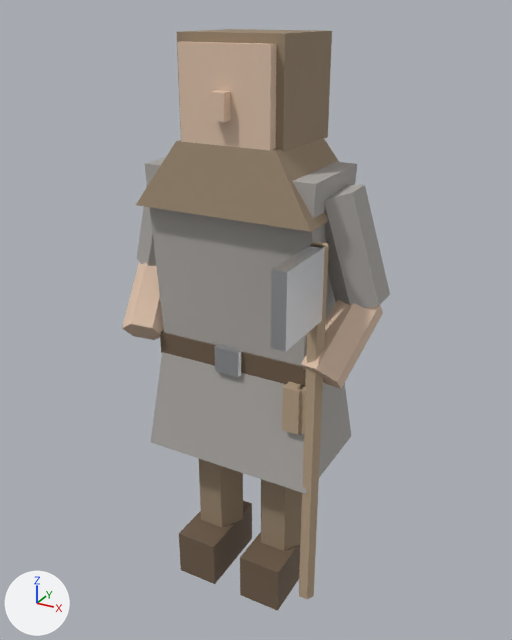
The glTF model public/models/char_woodcutter.glb as it was, and as the next commit left it.
Camera for both pictures: a camera (50 mm lens) standing at (0.966, -1.728, 1.794) and looking at (0.036, -0.036, 0.948). Lighting does not change. The marker at lower left points along +X, +Y and +Z. The first picture is the older version.

The first picture shows 'char_woodcutter'.
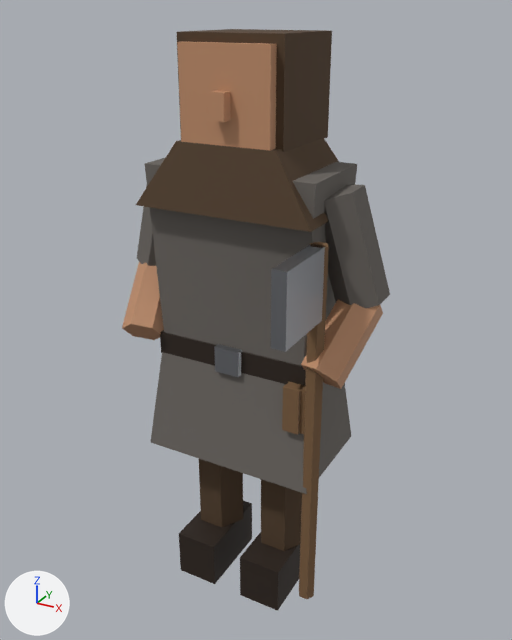
The change, as a diff of the scene's bpy script:
```diff
--- a/public/models/char_woodcutter.glb.py
+++ b/public/models/char_woodcutter.glb.py
@@ mat_charskintan @@
 mat_charskintan = principled_material('CharSkinTan')
-mat_charskintan.base_color = (0.76, 0.56, 0.42)  # beige #e2c5ad
+mat_charskintan.base_color = (0.538, 0.274, 0.147)  # brown #c28f6b
 mat_charskintan.roughness = 0.6
@@ mat_charleatherdark @@
 mat_charleatherdark = principled_material('CharLeatherDark')
-mat_charleatherdark.base_color = (0.16, 0.11, 0.07)  # brown #6f5d4b
+mat_charleatherdark.base_color = (0.022, 0.0116, 0.00598)  # black #291c12
 mat_charleatherdark.roughness = 0.7
@@ mat_charwoolbrown @@
 mat_charwoolbrown = principled_material('CharWoolBrown')
-mat_charwoolbrown.base_color = (0.32, 0.24, 0.16)  # brown #99866f
+mat_charwoolbrown.base_color = (0.0835, 0.047, 0.022)  # brown #523d29
 mat_charwoolbrown.roughness = 0.85
@@ mat_charwoolgrey @@
 mat_charwoolgrey = principled_material('CharWoolGrey')
-mat_charwoolgrey.base_color = (0.42, 0.4, 0.38)  # grey #adaaa6
+mat_charwoolgrey.base_color = (0.147, 0.133, 0.119)  # dark grey #6b6661
 mat_charwoolgrey.roughness = 0.85
@@ mat_charironsteel @@
 mat_charironsteel = principled_material('CharIronSteel')
-mat_charironsteel.base_color = (0.55, 0.56, 0.58)  # light grey #c4c5c8
+mat_charironsteel.base_color = (0.263, 0.274, 0.296)  # grey #8c8f94
 mat_charironsteel.metallic = 0.8
@@ mat_charwoodash @@
 mat_charwoodash = principled_material('CharWoodAsh')
-mat_charwoodash.base_color = (0.48, 0.36, 0.24)  # beige #b8a286
+mat_charwoodash.base_color = (0.196, 0.107, 0.047)  # brown #7a5c3d
 mat_charwoodash.roughness = 0.75
```

Pixel boxes (x1, y1, x2, y2) of what changed, in the pictures (512 x 640 px):
'char_woodcutter', recoloured (darker): (122, 29, 390, 611) in both
